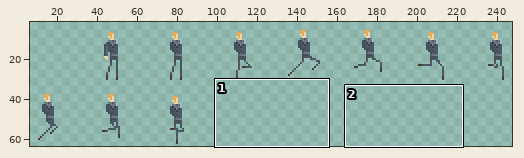
Two states of a sprite sheet, assets/images/player.png. Above, an overview of the earlier version with the close-up marked.
Close-up. First the earlier version:
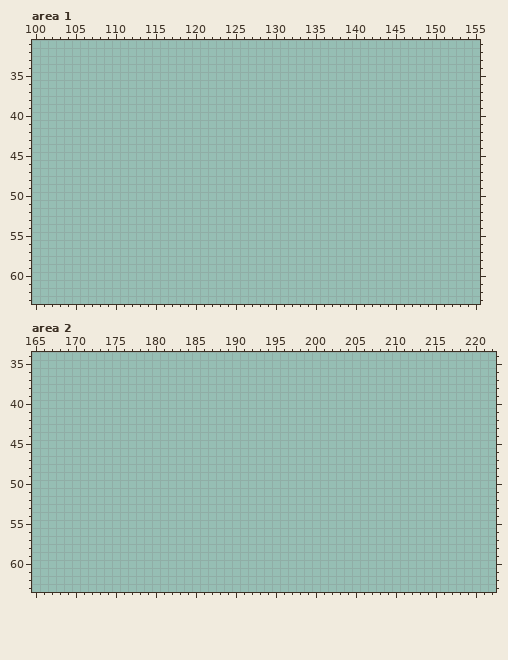
The file is 512x128 pixels, drawn in blocks of 2x2; one block is one cell here. Shown: area 1: x 100..155, y 31..63; area 2: x 165..222, y 34..63. The wide view leaves out empty margins.
After:
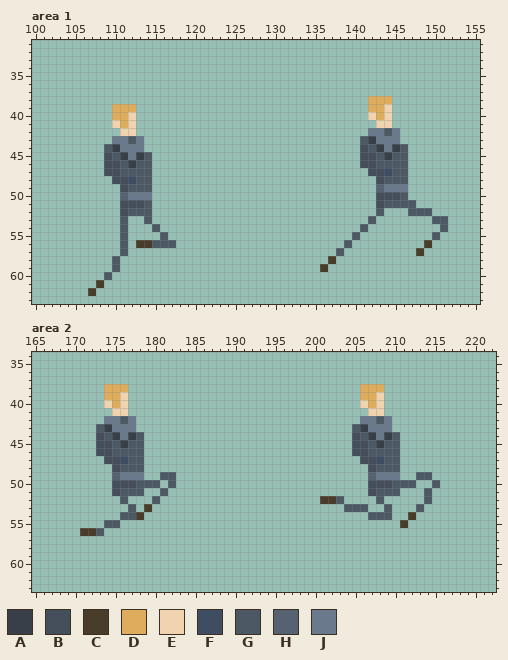
Palette (. is transparent): A #383f49  B #454f5b  C #493c2b  D #deac5d  E #f1d4af  F #3e4d62  G #4d5865  H #566271  J #6a798b
Commit message: Added player jump animation.
From old to new:
Changed rows in their new state; - is an unchanged pixel.
Area 1:
first column x 107:
38 -----------------------------------DDD-------
39 ---DDD-----------------------------DDE-------
40 ---DDE-----------------------------EDE-------
41 ---EDE------------------------------EE-------
42 ----EE-----------------------------JJGJ------
43 ---JJGJ---------------------------GAJJJ------
44 --GAJJJ---------------------------BGAJAG-----
45 --BGAJAG--------------------------BBGAGG-----
46 --BBGAGG--------------------------BBGGGG-----
47 --BBGGGG---------------------------BBFGG-----
48 ---BBFGG----------------------------BGGG-----
49 ----BGGG----------------------------HJJJ-----
50 ----HJJJ----------------------------BBBG-----
51 ----BBBG----------------------------BGGGG----
52 ----BGGG----------------------------G---GGG--
53 ----G--G---------------------------G-------GG
54 ----G---G-------------------------G---------G
55 ----G----G-----------------------G---------G-
56 ----G-CCGGG---------------------G---------C--
57 ----G--------------------------G---------C---
58 ---G--------------------------C--------------
59 ---G-------------------------C---------------
60 --G------------------------------------------
61 -C-------------------------------------------
62 C--------------------------------------------
Area 2:
first column x 171:
38 ---DDD-----------------------------DDD-------
39 ---DDE-----------------------------DDE-------
40 ---EDE-----------------------------EDE-------
41 ----EE------------------------------EE-------
42 ---JJGJ----------------------------JJGJ------
43 --GAJJJ---------------------------GAJJJ------
44 --BGAJAG--------------------------BGAJAG-----
45 --BBGAGG--------------------------BBGAGG-----
46 --BBGGGG--------------------------BBGGGG-----
47 ---BBFGG---------------------------BBFGG-----
48 ----BGGG----------------------------BGGG-----
49 ----HJJJ--GG------------------------HJJJ--GG-
50 ----BBBGGG-G------------------------BBBGGG--G
51 ----BGGG--G-------------------------BGGG---G-
52 -----G---G--------------------CCG----G-----G-
53 ------G-C------------------------GGG--G---G--
54 -----GGC----------------------------GGG--C---
55 ---GG-----------------------------------C----
56 CCG------------------------------------------
Boxes around the changes in both close-ups, in picture pixels (x1, y1, x2, y2):
added: (320, 96, 448, 272)
added: (88, 104, 176, 296)
added: (80, 384, 176, 536)
added: (320, 384, 440, 528)
